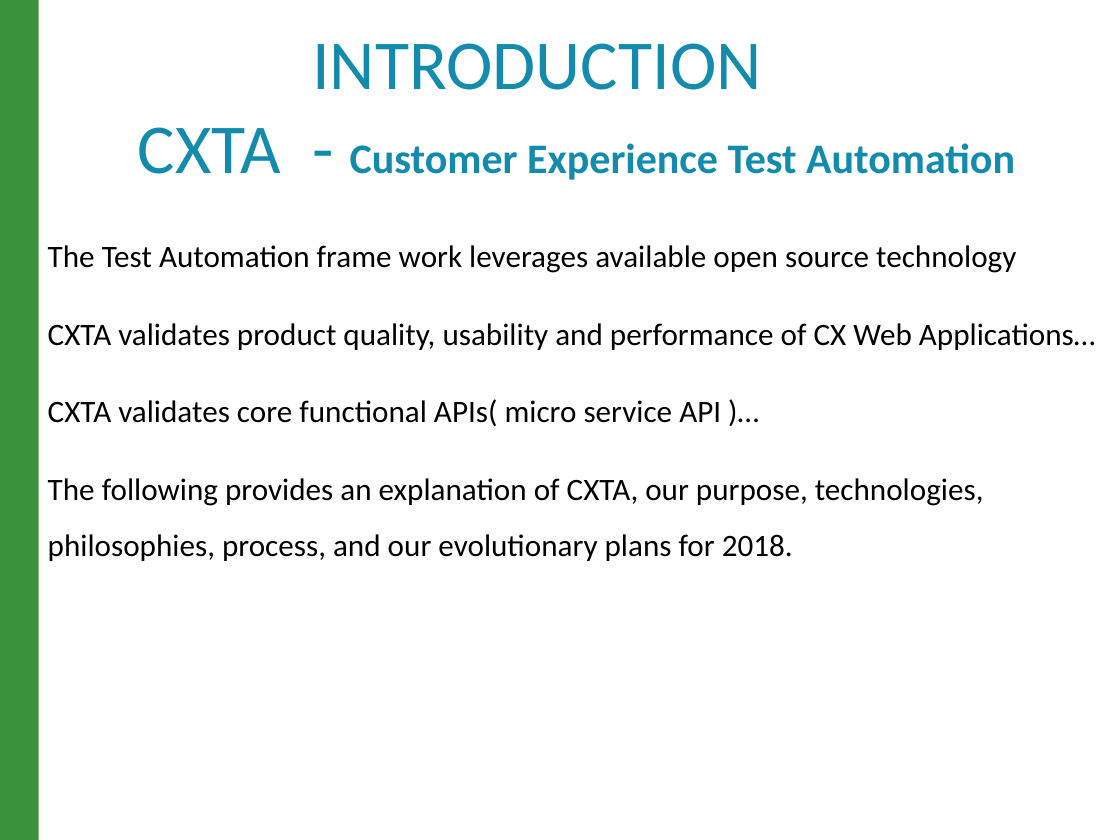
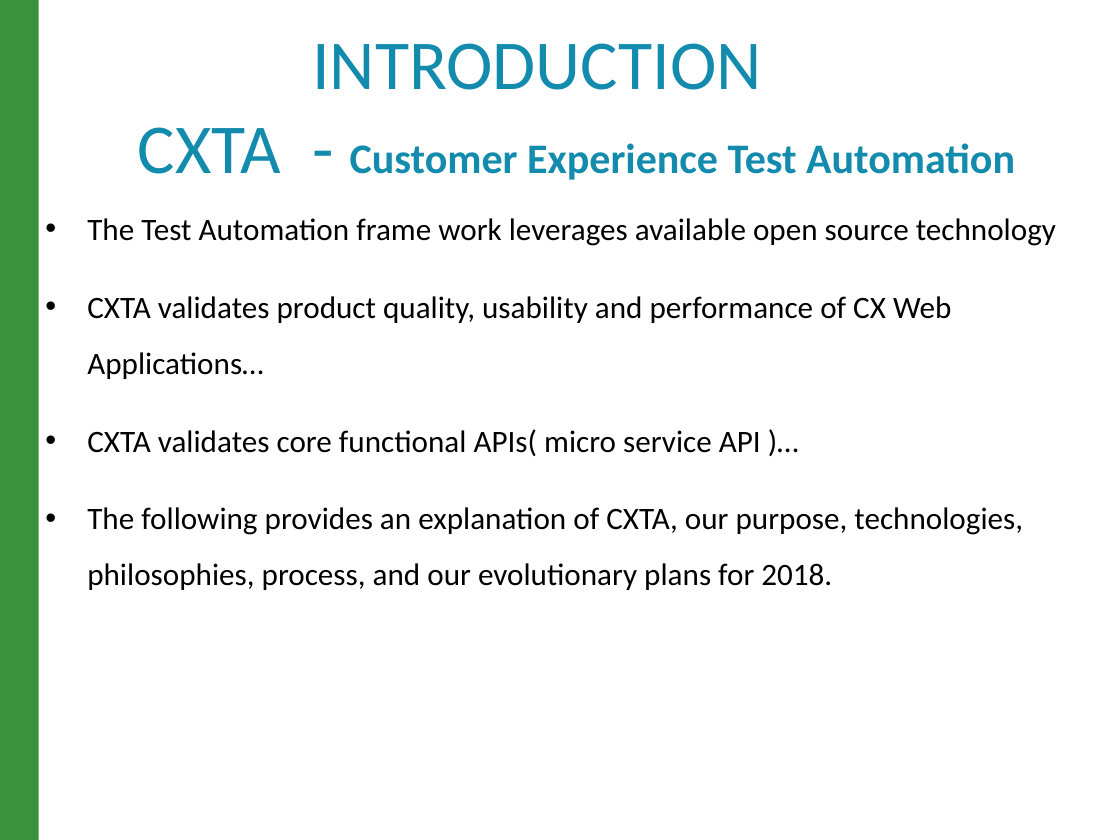
Before and after one commit to raghav9329/mainProf, a slide deck: slide 2 of CurrentWork_Delta/CX_StrategyPowerPoint.pptx. Drawn at 1120x840 pixels with LibreOffice and Linux fonts; fonts in the diff are those of the drawing. Boxes give left, top, right and bottom in pixels: in the first picture for what was removed or moved away, otherwise in the second. Text is boxed around its words. In the diff, an @@ line names an element or a change of style, - is before the commit and + after.

```diff
--- a/CurrentWork_Delta/CX_StrategyPowerPoint.pptx
+++ b/CurrentWork_Delta/CX_StrategyPowerPoint.pptx
@@ text "The Test Automation frame work ...": place and size @@
-text "The Test Automation frame work ..." at box(48, 245, 1095, 561)
+text "The Test Automation frame work ..." at box(87, 218, 1056, 590)
@@ text "The Test Automation frame work ..." at box(87, 218, 1056, 590): bullet none to • @@
```
Also in this commit, not shown: 8 other slides changed, 5 slides added, 3 slides removed, 9 other files.
